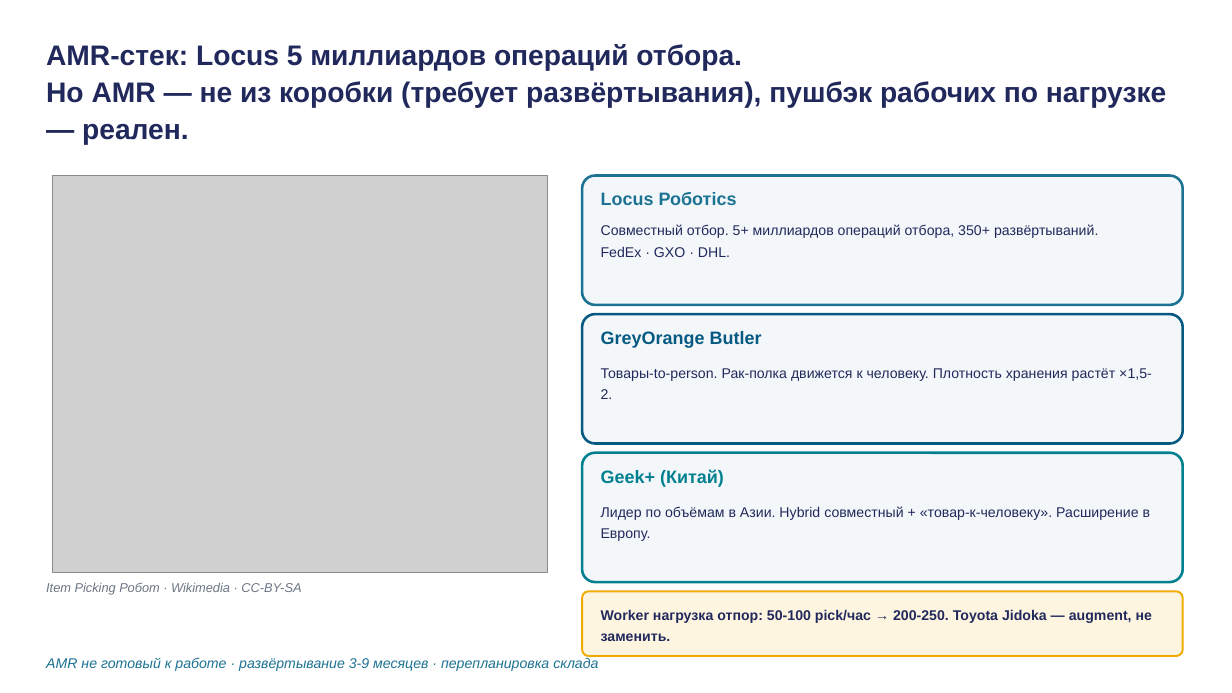
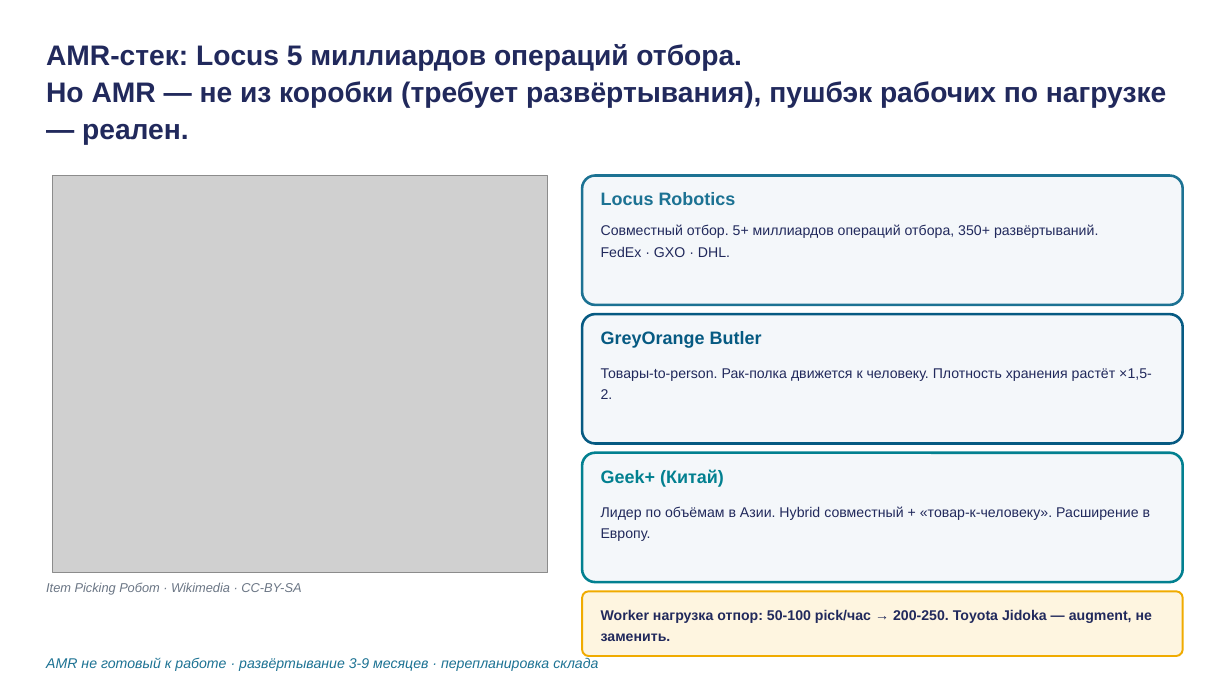
Before and after one commit to tellina-study/AI-usage-lessons, a slide deck: slide 9 of library/lectures/lec-13/rendered/lec-13.pptx. Drawn at 1232x693 pixels with LibreOffice and Linux fonts; fonts in the diff are those of the drawing; grey boxes stand for pictures. Boxes give left, top, right and bottom in pixels: in the first picture for what was removed or moved away, otherwise in the second. Text is boxed around its words. In the diff, an @@ line names an element or a change of style, - is before the commit and + after.

```diff
--- a/library/lectures/lec-13/rendered/lec-13.pptx
+++ b/library/lectures/lec-13/rendered/lec-13.pptx
@@ text at (x1=601, y1=192, x2=736, y2=205): text changed @@
-Locus Роботics
+Locus Robotics
```
Also in this commit, not shown: 8 other slides changed, 3 other files.
